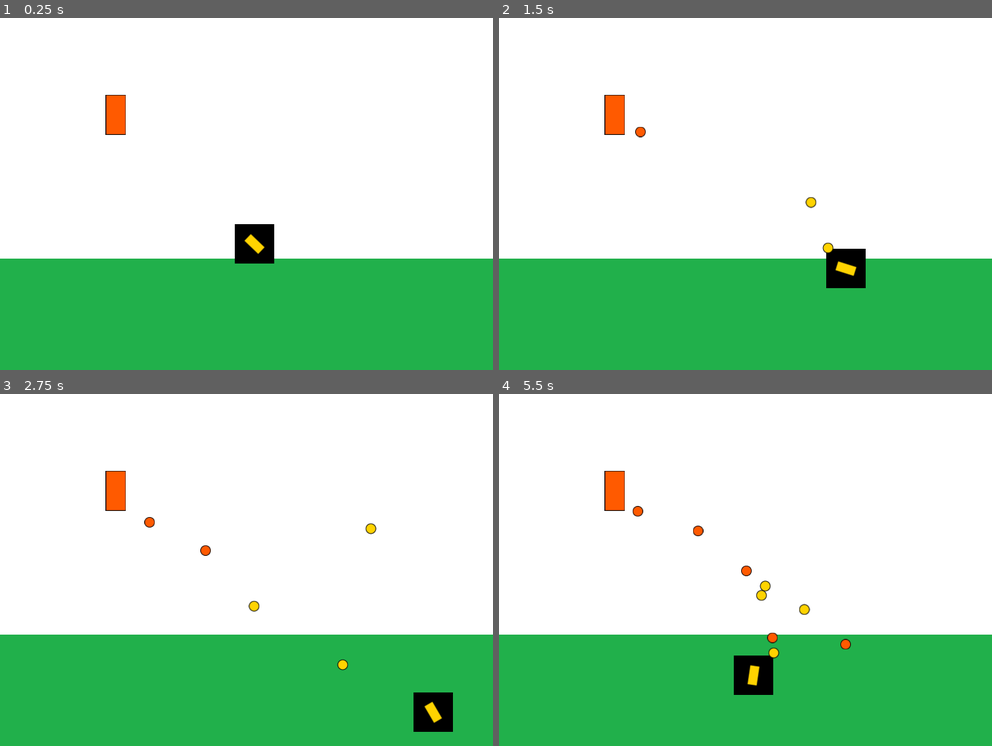
Above: before the commit, frames 1-4 (two rows, left to right).
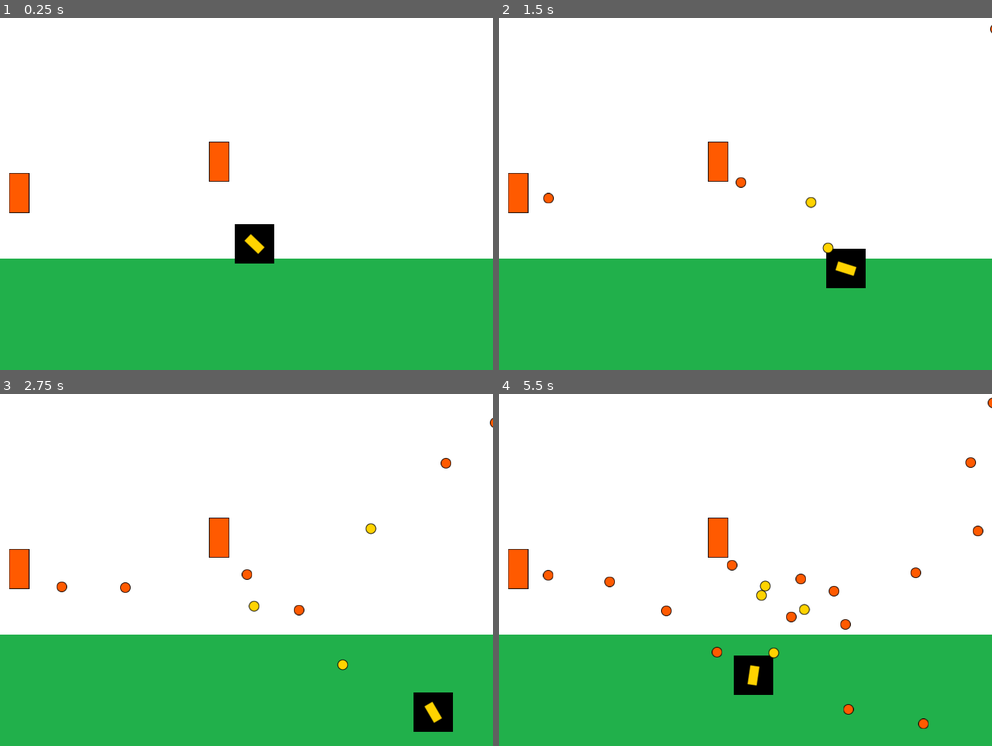
Above: after the commit, the same moments.

Repository: pasqualegabriel/VideoJuegos
Game: Godot game, scene res://Main.tscn
Two runs of this game, one before a commit and one after it. Both use one fixed random seed, a clock stepped at 60 frames per second and the inputs below.
Inputs (mouse positions are in pixels of both pictures, inside the frame that each line leads up to):
- Up to frame 1 (0.25 s): no input
- Up to frame 2 (1.5 s): tap Enter at 0.5 s; move the mouse to (853, 165) at 0.52 s; hold D (move_right) 0.53-1.28 s; click (853, 165) at 0.6 s; move the mouse to (646, 204) at 1.27 s; hold Down (move_down) from 1.28 s (still down); click (646, 204) at 1.35 s
- Up to frame 3 (2.75 s): move the mouse to (295, 478) at 2.02 s; release Down (move_down) at 2.03 s; hold D (move_right) from 2.03 s (still down); click (295, 478) at 2.1 s
- Up to frame 4 (5.5 s): move the mouse to (720, 636) at 2.77 s; release D (move_right) at 2.78 s; hold Up (move_up) 2.78-3.53 s; click (720, 636) at 2.85 s; move the mouse to (893, 615) at 3.52 s; hold A (move_left) 3.53-5.03 s; click (893, 615) at 3.6 s; move the mouse to (597, 506) at 4.27 s; click (597, 506) at 4.35 s; move the mouse to (770, 562) at 5.02 s; hold Down (move_down) from 5.03 s (still down); click (770, 562) at 5.1 s

The runs differ from the first frame. In frame 1, 1.4% of the frame differs, in the area x 1-47%, y 21-56%; in frame 2, 1.6%; in frame 3, 1.8%; in frame 4, 2.5%, in the area x 1-100%, y 1-96%.

Commit message:
tres torretas

Diff:
--- a/Entrega3/Main.gd
+++ b/Entrega3/Main.gd
@@ -1,11 +1,24 @@
 extends Node
+
+export (PackedScene) var turret_scene:PackedScene
 
 onready var player = $Player
 onready var turret = $Turret
+onready var turrets = []
 
 func _ready():
 	player.initialize(self)
 	turret.initialize(self, player.position)
+	turrets.append(turret)
+	for i in range(2):
+		instantiate_turret()
+
+func instantiate_turret():
+	var new_turret = turret_scene.instance()
+	add_child(new_turret)
+	new_turret.initialize(self, player.position)
+	turrets.append(new_turret)
 
 func set_player_position(position):
-	turret.set_player_position(position)
+	for t in turrets:
+		t.set_player_position(position)
--- a/Entrega3/Main.tscn
+++ b/Entrega3/Main.tscn
@@ -8,6 +8,7 @@
 
 [node name="Main" type="Node"]
 script = ExtResource( 4 )
+turret_scene = ExtResource( 5 )
 
 [node name="Background" type="TextureRect" parent="."]
 anchor_right = 1.0
--- a/Entrega3/entities/turret/Turret.gd
+++ b/Entrega3/entities/turret/Turret.gd
@@ -17,6 +17,7 @@
 func initialize(projectile_container, player_start_position):
 	container = projectile_container
 	player_position = player_start_position
+	_set_initial_position()
 
 func _fire():
 	var new_projectile = turret_projectile_scene.instance()
@@ -25,5 +26,9 @@
 	var initial_direction = turret_fire_position.global_position
 	new_projectile.initialize(fire_direction, initial_direction)
 
+func _set_initial_position():
+	global_position.x = rand_range(0, 1000)
+	global_position.y = rand_range(0, 400)
+
 func _on_FireTimer_timeout():
 	_fire()
